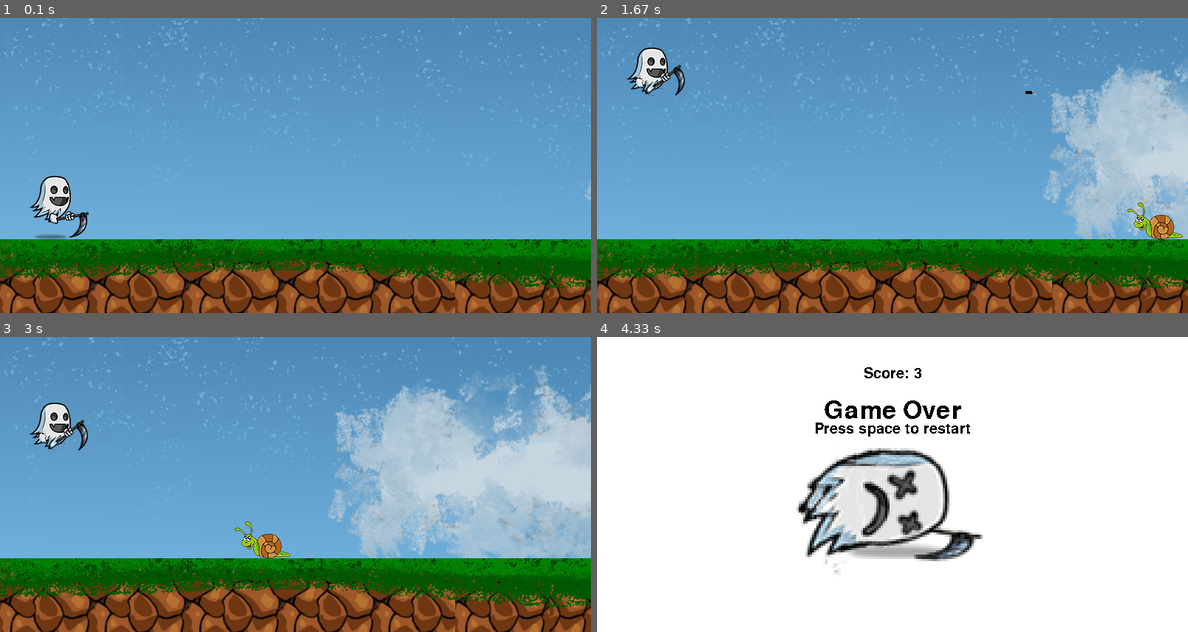
Above: before the commit, frames 1-4 (two rows, left to right).
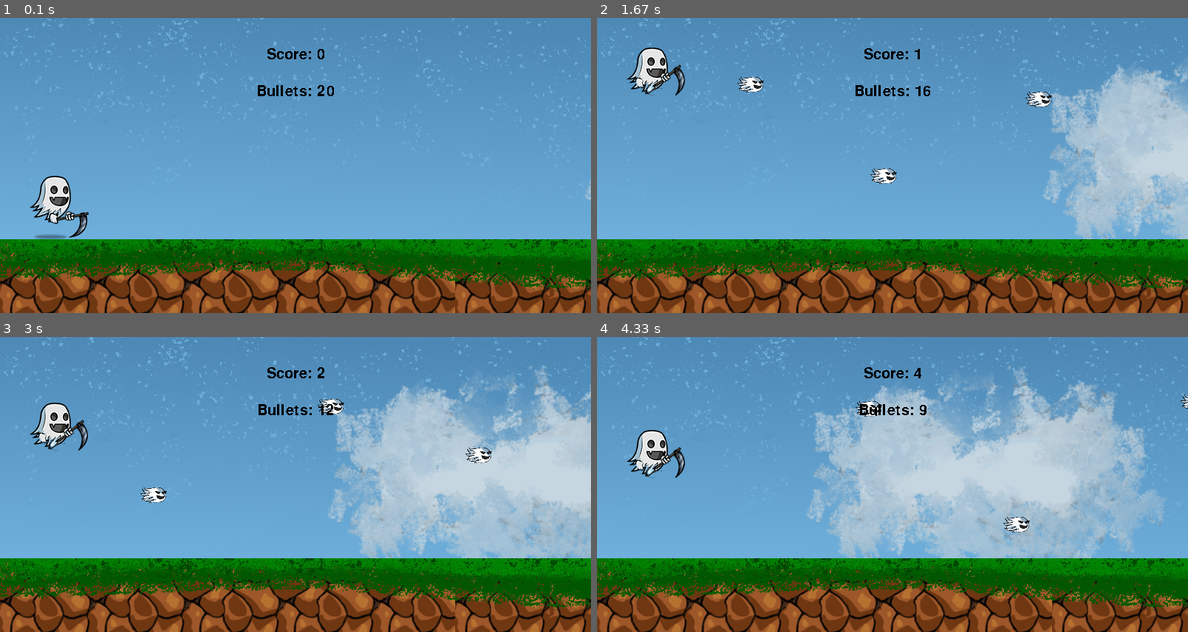
Above: after the commit, the same moments.

Repository: Abdallah-Ragab/multimedia-pygame
Game: pygame game, started from 14-bullets.py
Two runs of this game, one before a commit and one after it. Both use one fixed random seed, a clock stepped at 60 frames per second and the inputs below.
Inputs (mouse positions are in pixels of both pictures, inside the frame that each line leads up to):
- Up to frame 1 (0.1 s): no input
- Up to frame 2 (1.67 s): hold X 0.33-0.8 s; hold Up 0.33-0.8 s; click (868, 177) at 0.88 s; hold Up 1.17-1.63 s; tap X at 1.23, 1.53 s
- Up to frame 3 (3 s): hold Up 1.67-2.03 s; tap X at 1.73, 2.13, 2.47, 2.87 s; hold Up 2.07-2.37 s; tap Space at 2.22 s; hold Up 2.4-2.77 s; hold Up from 2.8 s (still down)
- Up to frame 4 (4.33 s): release Up at 3.1 s; hold Up 3.13-3.5 s; tap X at 3.2, 3.6, 3.93 s; tap Space at 3.28 s; hold Up 3.53-3.83 s; hold Up 3.87-4.23 s; hold Up from 4.27 s (still down)

The runs differ from the first frame. In frame 1, 0.3% of the frame differs, in the area x 43-57%, y 10-27%; in frame 2, 1.3%; in frame 3, 1.3%; in frame 4, 99%, in the area x 0-100%, y 0-100%.

Commit message:
added bullet and two styles

Diff:
--- a/14-phew phew.py
+++ b/14-bullets.py
@@ -8,6 +8,7 @@
 class Player(pygame.sprite.Sprite):
     def __init__(self):
         super().__init__()
+        self.bullets = 20
         self.gravity = 0
         self.initial_position = (80, 300)
         self.frame_index = 0
@@ -147,6 +148,11 @@
     # Return the current time to be used for updating the score
     return current_time
 
+def display_bullets():
+    number_of_bullets = PlayerGroup.sprite.bullets
+    bullet_surface = small_font.render(f"Bullets: {number_of_bullets}", False, "Black")
+    bullet_rect = bullet_surface.get_rect(center=(400, 100))
+    screen.blit(bullet_surface, bullet_rect)
 
 def check_collision():
     global game_active
@@ -231,7 +237,14 @@
             if event.type == enemy_timer:
                 EnemyGroup.add(Enemy(random.choice(["snail", "fly"])))
             if event.type==pygame.MOUSEBUTTONDOWN:
-                BulletGroup.add(Bullet())
+                if PlayerGroup.sprite.bullets > 0 :
+                    BulletGroup.add(Bullet())
+                    PlayerGroup.sprite.bullets -= 1
+            if event.type==pygame.KEYDOWN:
+                if event.key==pygame.K_x:
+                    if PlayerGroup.sprite.bullets > 0 :
+                        BulletGroup.add(Bullet())
+                        PlayerGroup.sprite.bullets -= 1
         # Handle events if the game is not active
         else:
             # Restart the game if space is pressed
@@ -242,8 +255,6 @@
         # Fill the screen with black
         screen.fill((0, 0, 0))
 
-        # Display the score
-        score = display_score()
 
         # Draw the Sprite
         BackgroundGroup.draw(screen)
@@ -252,6 +263,10 @@
         PlayerGroup.draw(screen)
         EnemyGroup.draw(screen)
         BulletGroup.draw(screen)
+
+        # Display the score
+        score = display_score()
+        display_bullets()
 
         # Update the Sprite Groups
         CloudGroup.update()
--- /dev/null
+++ b/15-zezo_ninja.py
@@ -0,0 +1,313 @@
+# Import necessary modules
+import random
+import pygame
+from sys import exit
+
+
+
+class Player(pygame.sprite.Sprite):
+    def __init__(self):
+        super().__init__()
+        self.bullets = 20
+        self.gravity = 0
+        self.initial_position = (80, 300)
+        self.frame_index = 0
+        self.walk_frames = [
+            pygame.image.load("images/zezo_walk_1.png").convert_alpha(),
+            pygame.image.load("images/zezo_walk_2.png").convert_alpha()
+        ]
+        self.jump_frame = pygame.image.load("images/zezo_walk_2.png").convert_alpha()
+        self.image = self.walk_frames[self.frame_index]
+        self.rect = self.image.get_rect(midbottom=self.initial_position)
+        self.jump_sound = pygame.mixer.Sound("sounds/jump.mp3")
+        self.jump_sound.set_volume(0.5)
+
+    def update(self):
+        self.check_input()
+        self.apply_gravity()
+        self.apply_animation()
+
+    def check_input(self):
+        keys = pygame.key.get_pressed()
+        if keys[pygame.K_SPACE] or keys[pygame.K_UP]:
+            if self.rect.bottom >= GroundGroup.sprite.rect.top:
+                self.gravity = -15
+                self.jump_sound.play()
+
+    def apply_gravity(self):
+        self.gravity += 0.6
+        self.rect.y += self.gravity
+        if self.rect.bottom >= GroundGroup.sprite.rect.top:
+            self.gravity = 0
+            self.rect.bottom = GroundGroup.sprite.rect.top
+
+    def apply_animation(self):
+        if self.rect.bottom < GroundGroup.sprite.rect.top:
+            self.image = self.jump_frame
+        else:
+            self.walk_animation()
+
+    def walk_animation(self):
+        self.frame_index += 1
+        if self.frame_index >= len(self.walk_frames):
+            self.frame_index = 0
+        self.image = self.walk_frames[int(self.frame_index)]
+
+    # def display_bullets
+
+class Enemy(pygame.sprite.Sprite):
+    def __init__(self, type):
+        super().__init__()
+        self.speed = 5
+        if type == "snail":
+            self.frames = [
+                pygame.image.load("images/snail.png").convert_alpha(),
+                pygame.image.load("images/snail_2.png").convert_alpha()
+            ]
+            self.y_pos = 300
+        elif type == "fly":
+            self.frames = [
+                pygame.image.load("images/fly_2.png").convert_alpha(),
+                pygame.image.load("images/fly_3.png").convert_alpha()
+            ]
+            self.y_pos = 200
+
+        self.frame_index = 0
+        self.image = self.frames[self.frame_index]
+        self.rect = self.image.get_rect(midbottom=(800, self.y_pos))
+
+    def apply_animation(self):
+        self.frame_index += 0.05
+        if self.frame_index >= len(self.frames):
+            self.frame_index = 0
+        self.image = self.frames[int(self.frame_index)]
+
+    def apply_movement(self):
+        self.rect.x -= self.speed
+        if self.rect.right <= 0:
+            self.kill()
+
+    def update(self):
+        self.apply_animation()
+        self.apply_movement()
+
+class Bullet(pygame.sprite.Sprite):
+    def __init__(self):
+        super().__init__()
+        self.speed = 10
+        bullet_x = PlayerGroup.sprite.rect.right
+        bullet_y = PlayerGroup.sprite.rect.top + 20
+        self.image = pygame.transform.scale_by(pygame.image.load("images/star.png"), 0.5)
+        self.rect = self.image.get_rect(topleft=(bullet_x, bullet_y))
+
+    def apply_movement(self):
+        self.rect.x += self.speed
+
+    def update(self):
+        self.apply_movement()
+
+
+class Cloud(pygame.sprite.Sprite):
+    def __init__(self, type):
+        super().__init__()
+        self.speed = random.randint(1, 3)
+        self.y_pos = random.randint(-50, 50)
+        if type == "small":
+            self.image = pygame.image.load("images/cloud_small.png").convert_alpha()
+        elif type == "large":
+            self.image = pygame.image.load("images/cloud_large.png").convert_alpha()
+        self.rect = self.image.get_rect(topleft=(800, self.y_pos))
+
+    def apply_movement(self):
+        self.rect.x -= self.speed
+        if self.rect.right <= 0:
+            self.kill()
+    def update(self):
+        self.apply_movement()
+
+class Ground(pygame.sprite.Sprite):
+    def __init__(self):
+        super().__init__()
+        self.image = pygame.image.load("images/ground.jpg").convert_alpha()
+        self.rect = self.image.get_rect(topleft=(0, 300))
+
+class Background(pygame.sprite.Sprite):
+    def __init__(self):
+        super().__init__()
+        self.image = pygame.image.load("images/clear_sky.png").convert_alpha()
+        self.rect = self.image.get_rect(topleft=(0, 0))
+
+# Define a function for displaying the score
+def display_score():
+    # Get the current time in milliseconds and subtract the start time to get the elapsed time
+    current_time = pygame.time.get_ticks() - start_time
+    # Render the score as text using the small_font and convert the time to seconds
+    score_surface = small_font.render(f"Score: {int(current_time/1000)}", False, "Black")
+    # Get the rectangle for the score surface and center it horizontally at the top of the screen
+    score_rect = score_surface.get_rect(center=(400, 50))
+    # Draw the score surface onto the screen at the score_rect position
+    screen.blit(score_surface, score_rect)
+    # Return the current time to be used for updating the score
+    return current_time
+
+def display_bullets():
+    number_of_bullets = PlayerGroup.sprite.bullets
+    bullet_surface = small_font.render(f"Bullets: {number_of_bullets}", False, "Black")
+    bullet_rect = bullet_surface.get_rect(center=(400, 100))
+    screen.blit(bullet_surface, bullet_rect)
+
+
+def check_collision():
+    global game_active
+    collision = pygame.sprite.spritecollide(PlayerGroup.sprite, EnemyGroup, True)
+
+    if collision:
+        game_active = False
+
+    enemy_hit = pygame.sprite.groupcollide(EnemyGroup, BulletGroup, True, True)
+
+# Initialize pygame and window
+pygame.init()
+screen = pygame.display.set_mode((800, 400))
+clock = pygame.time.Clock()
+
+background_music = pygame.mixer.Sound("sounds/loop.mp3")
+background_music.play(loops=-1)
+
+PlayerGroup = pygame.sprite.GroupSingle()
+PlayerGroup.add(Player())
+
+GroundGroup = pygame.sprite.GroupSingle()
+GroundGroup.add(Ground())
+
+BackgroundGroup = pygame.sprite.GroupSingle()
+BackgroundGroup.add(Background())
+
+EnemyGroup = pygame.sprite.Group()
+
+BulletGroup = pygame.sprite.Group()
+
+CloudGroup = pygame.sprite.Group()
+
+
+
+
+
+
+
+# Set the game to active
+game_active = True
+
+# Set the start time to 0
+start_time = 0
+
+# Set the game window caption
+pygame.display.set_caption("Team 7 test game")
+
+# Set up fonts for displaying text
+small_font = pygame.font.Font(None, 30)
+large_font = pygame.font.Font(None, 50)
+
+
+# Set the top of the ground surface
+scaled_player = pygame.transform.scale_by(pygame.image.load("images/zezo_dead.png").convert_alpha(), 3)
+scaled_player_rect = scaled_player.get_rect(midbottom=(400, 350))
+
+# Set up timers for enemy spawning and enemy animation
+enemy_timer = pygame.USEREVENT + 1
+pygame.time.set_timer(enemy_timer, 1500)
+
+cloud_timer = pygame.USEREVENT + 2
+pygame.time.set_timer(cloud_timer, 5000)
+
+pygame.event.post(pygame.event.Event(cloud_timer))
+
+
+# Start the game loop
+while True:
+    # Handle events
+    for event in pygame.event.get():
+        # Quit the game if the window is closed
+        if event.type == pygame.QUIT:
+            pygame.quit()
+            exit()
+        # Handle events if the game is active
+        if game_active:
+            # spawn clouds
+            if event.type == cloud_timer:
+                CloudGroup.add(Cloud(random.choice(["small", "large"])))
+            # Spawn enemies
+            if event.type == enemy_timer:
+                EnemyGroup.add(Enemy(random.choice(["snail", "fly"])))
+            if event.type==pygame.MOUSEBUTTONDOWN:
+                if PlayerGroup.sprite.bullets > 0 :
+                        BulletGroup.add(Bullet())
+                        PlayerGroup.sprite.bullets -= 1
+            if event.type==pygame.KEYDOWN:
+                if event.key==pygame.K_x:
+                    if PlayerGroup.sprite.bullets > 0 :
+                        BulletGroup.add(Bullet())
+                        PlayerGroup.sprite.bullets -= 1
+
+        # Handle events if the game is not active
+        else:
+            # Restart the game if space is pressed
+            if event.type == pygame.KEYDOWN and event.key == pygame.K_SPACE:
+                game_active = True
+
+    if game_active:
+        # Fill the screen with black
+        screen.fill((0, 0, 0))
+
+
+        # Draw the Sprite
+        BackgroundGroup.draw(screen)
+        CloudGroup.draw(screen)
+        GroundGroup.draw(screen)
+        PlayerGroup.draw(screen)
+        EnemyGroup.draw(screen)
+        BulletGroup.draw(screen)
+
+        # Display the score and bullets
+        score = display_score()
+        display_bullets()
+
+        # Update the Sprite Groups
+        CloudGroup.update()
+        PlayerGroup.update()
+        EnemyGroup.update()
+        BulletGroup.update()
+
+        # Check for collisions
+        check_collision()
+
+    # Handle game logic if the game is not active
+    else:
+        # Clear the list of enemies and reset the player position and gravity
+        EnemyGroup.empty()
+        PlayerGroup.empty()
+        PlayerGroup.add(Player())
+        CloudGroup.empty()
+
+        # Fill the screen with white
+        screen.fill((255, 255, 255))
+        # Display the score
+        score_surface = small_font.render(f"Score: {int(score/1000)}", False, "Black")
+        score_rect = score_surface.get_rect(center=(400, 50))
+        screen.blit(score_surface, score_rect)
+        # Display "Game Over" text
+        game_over_surface = large_font.render("Game Over", False, "Black")
+        game_over_rect = game_over_surface.get_rect(center=(400, 100))
+        screen.blit(game_over_surface, game_over_rect)
+        # Display the scaled player image
+        screen.blit(scaled_player, scaled_player_rect)
+        # Display "Press space to restart" text
+        restart_surface = small_font.render("Press space to restart", False, "Black")
+        restart_rect = restart_surface.get_rect(center=(400, 125))
+        screen.blit(restart_surface, restart_rect)
+        # Set the start time to the current time
+        start_time = pygame.time.get_ticks()
+    # Update the display and set the game clock
+
+    pygame.display.update()
+    clock.tick(60)
Binary file changed: images/bullet.png
Binary file added: images/star.png
Binary file added: images/zezo_bullet.png
Binary file added: images/zezo_bullet_2.png
Binary file added: images/zezo_bullet_3.png
Binary file added: images/zezo_dead.png
Binary file added: images/zezo_walk_1.png
Binary file added: images/zezo_walk_2.png
Not shown, added: images/bullet.psd
Not shown, added: images/star.psd
Not shown, added: images/zezo.psd
Not shown, added: images/zezo_bullet.psd
(and 1 more such lines)
